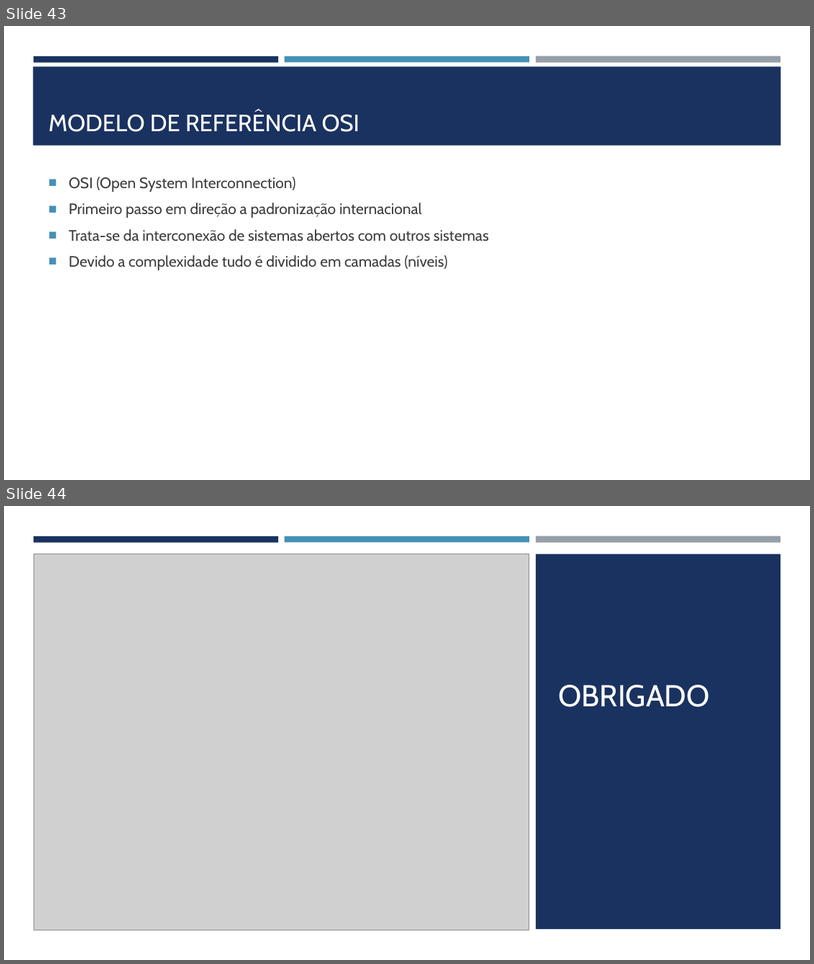
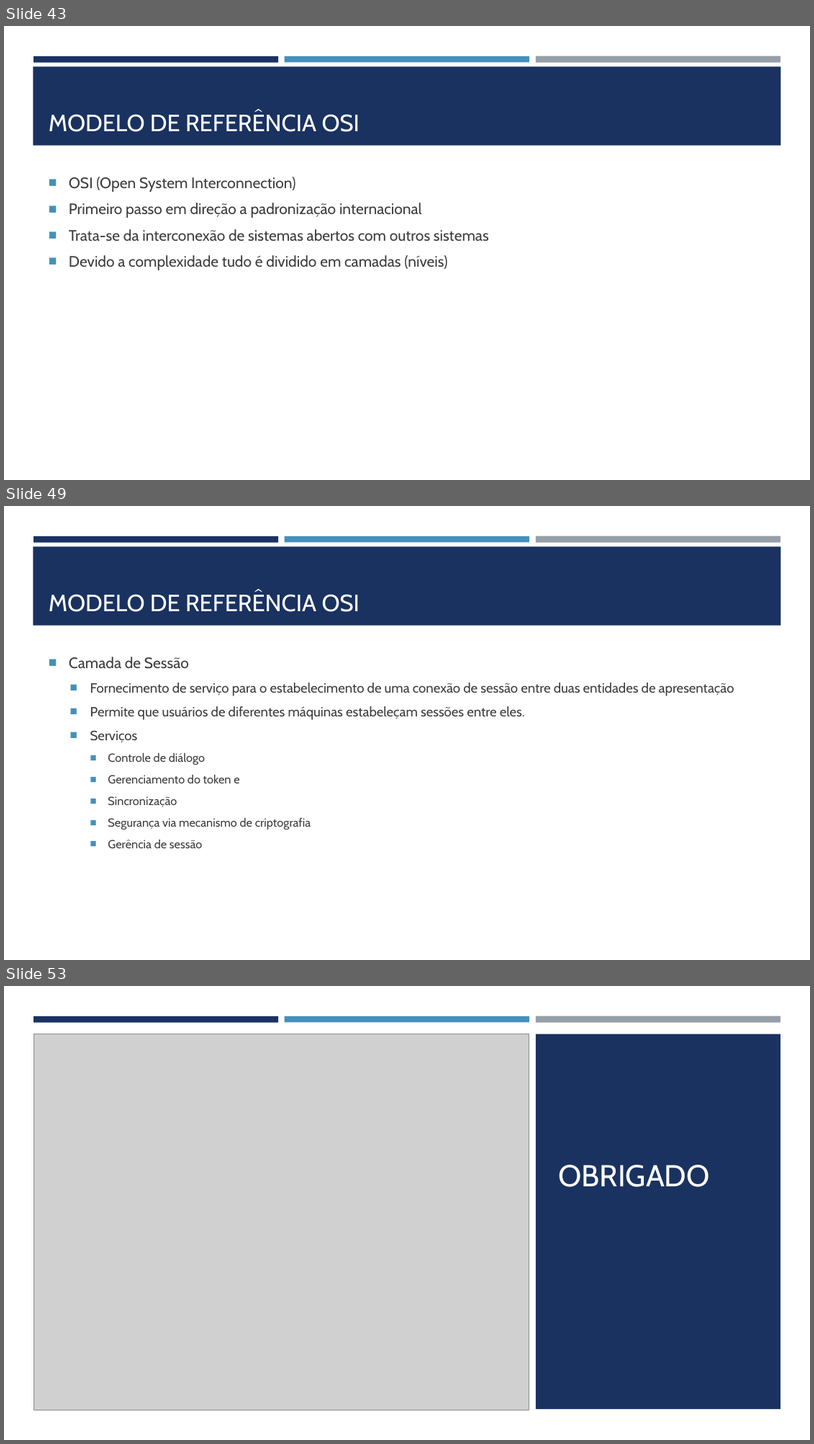
Before and after one commit to joelteixeiradacunha/aulas_php_mysql, a slide deck: Redes/REDES DE COMPUTADORES.pptx. Shown one above the other, each under a label of ours: slides 43 and 44 before the commit, slides 43, 49 and 53 after it; the slides between them are not shown. The pictures are 814x964 and 814x1444 pixels, drawn with LibreOffice and Linux fonts; fonts in the diff are those of the drawing; grey boxes stand for pictures. Boxes give left, top, right and bottom in pixels: in the first picture for what was removed or moved away, otherwise in the second. Text is boxed around its words. In the diff, an @@ line names an element or a change of style, - is before the commit and + after.

```diff
--- a/Redes/REDES DE COMPUTADORES.pptx
+++ b/Redes/REDES DE COMPUTADORES.pptx
@@ slide 49 added at (4,506,810,960), background #FFFFFF; not listed: 4 template elements that a slide beside it also shows @@
@@ title added at (49,594,360,612), 28 pt, text #FFFFFF @@
+MODELO DE REFERÊNCIA OSI
@@ text added at (69,656,735,848), 16 pt, text #3D3D3D @@
+■ Camada de Sessão
+  ■ Fornecimento de serviço para o estabelecimento de uma conexão de sessão entre duas entidades de apresentação
+  ■ Permite que usuários de diferentes máquinas estabeleçam sessões entre eles.
+  ■ Serviços
+    ■ Controle de diálogo
+    ■ Gerenciamento do token e
+    ■ Sincronização
+    ■ Segurança via mecanismo de criptografia
+    ■ Gerência de sessão
@@ what was slide 44 is now slide 53 @@
```
Also in this commit, not shown: 8 other slides added, 2 other files.
